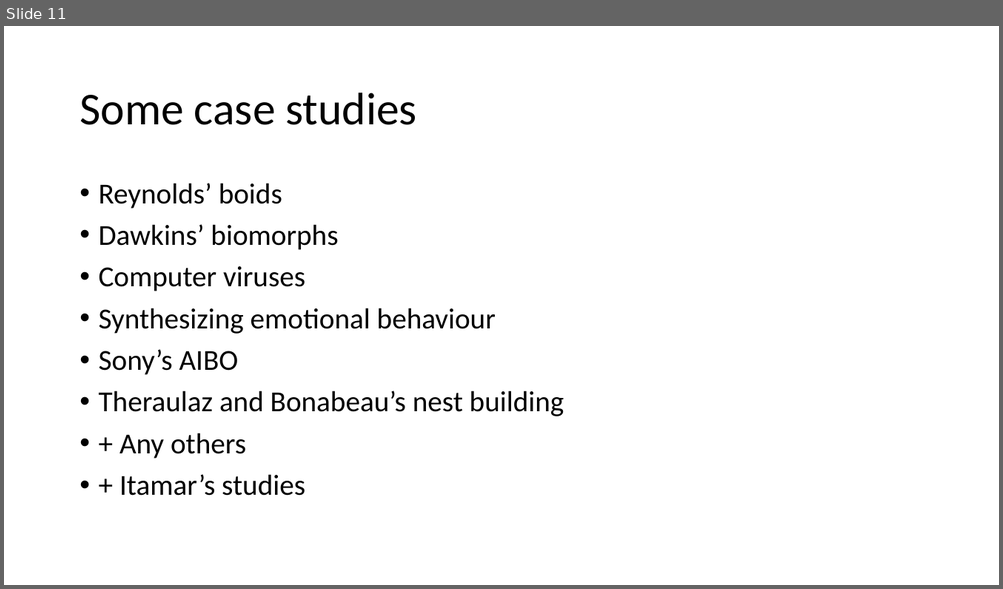
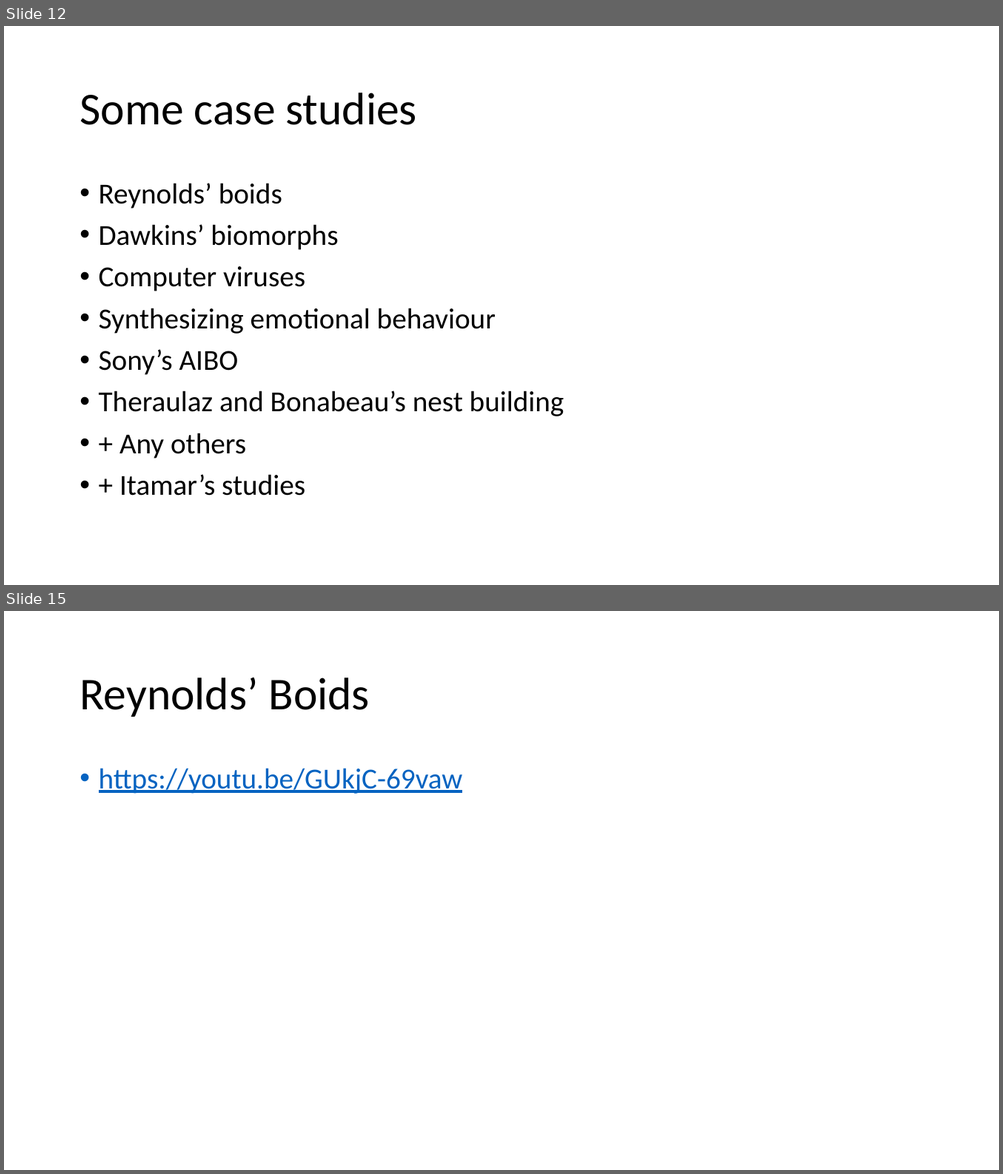
Before and after one commit to BenChurch/Fall2016, a slide deck: CISC879/ChapterPresentation/LectureSlidesCh8.pptx. Shown one above the other, each under a label of ours: slide 11 before the commit, slides 12 and 15 after it; the slides between them are not shown. The pictures are 1003x589 and 1003x1174 pixels, drawn with LibreOffice and Linux fonts; fonts in the diff are those of the drawing. Boxes give left, top, right and bottom in pixels: in the first picture for what was removed or moved away, otherwise in the second. Text is boxed around its words. In the diff, an @@ line names an element or a change of style, - is before the commit and + after.

```diff
--- a/CISC879/ChapterPresentation/LectureSlidesCh8.pptx
+++ b/CISC879/ChapterPresentation/LectureSlidesCh8.pptx
@@ slide 15 added at (x1=4, y1=611, x2=999, y2=1170), background #FFFFFF @@
@@ title added at (x1=79, y1=678, x2=370, y2=717), 44 pt, text #000000 @@
+Reynolds’ Boids
@@ text added at (x1=99, y1=768, x2=463, y2=794), 28 pt, text #0563C1, underline @@
+• https://youtu.be/GUkjC-69vaw
@@ what was slide 11 is now slide 12 @@
```
Also in this commit, not shown: 6 slides changed, 3 other slides added, 5 other files.
